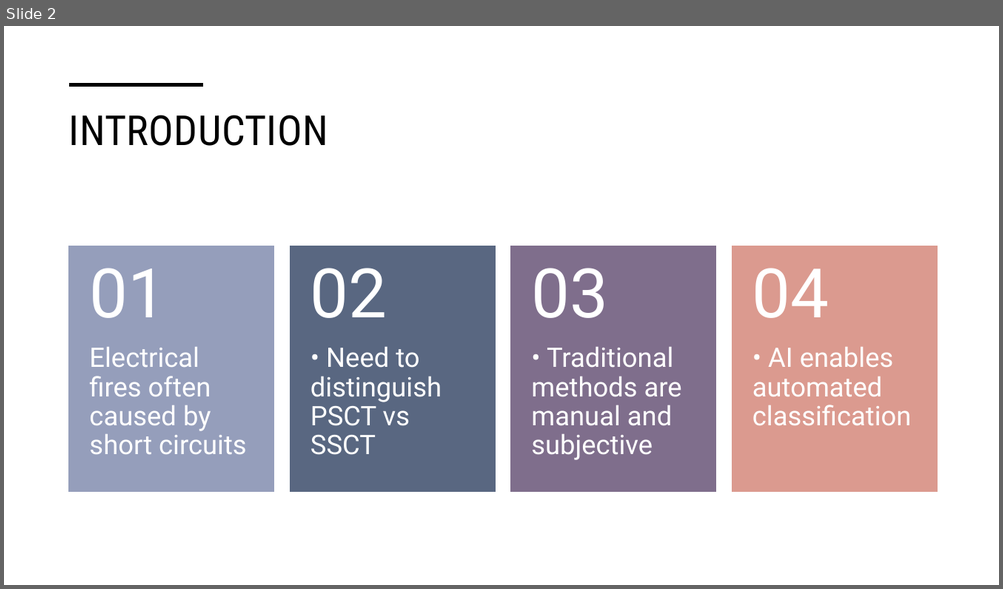
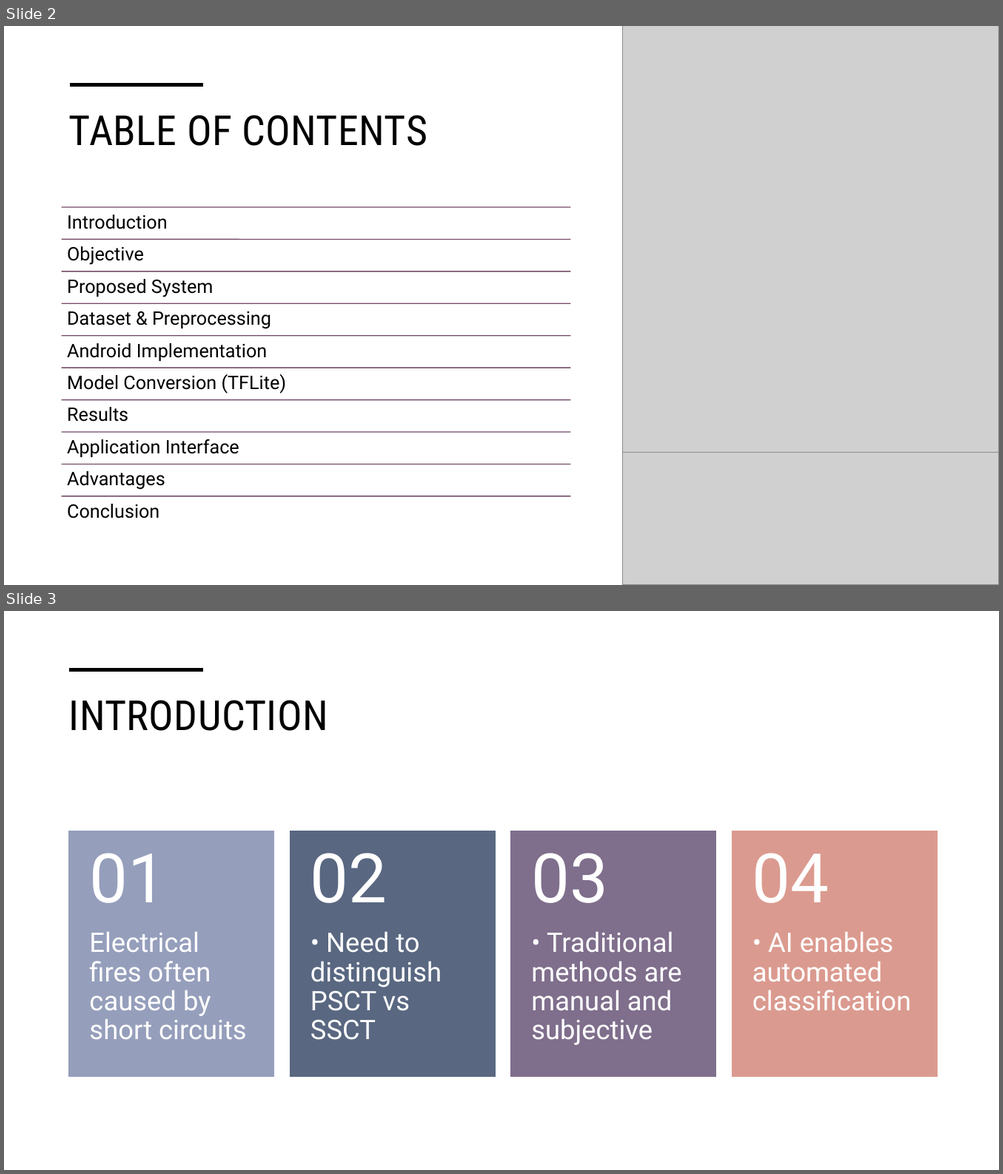
Before and after one commit to HadiNazari1/my-presentation-files-, a slide deck: Mobile Deep Learning Inference Framework for Android-Based Short-Circuit 1.pptx. Shown one above the other, each under a label of ours: slide 2 before the commit, slides 2 and 3 after it. The pictures are 1003x589 and 1003x1174 pixels, drawn with LibreOffice and Linux fonts; fonts in the diff are those of the drawing; grey boxes stand for pictures. Boxes give left, top, right and bottom in pixels: in the first picture for what was removed or moved away, otherwise in the second. Text is boxed around its words. In the diff, an @@ line names an element or a change of style, - is before the commit and + after.

```diff
--- a/Mobile Deep Learning Inference Framework for Android-Based Short-Circuit 1.pptx
+++ b/Mobile Deep Learning Inference Framework for Android-Based Short-Circuit 1.pptx
@@ slide 2 added at (x1=4, y1=26, x2=999, y2=585), background #FFFFFF @@
@@ picture added at (x1=623, y1=26, x2=999, y2=585) @@
@@ line added from (70, 85) to (203, 85), #000000 3.5 pt @@
@@ title added at (x1=69, y1=115, x2=428, y2=146), 40 pt, text #000000 @@
+TABLE OF CONTENTS
@@ picture added at (x1=623, y1=453, x2=999, y2=585) @@
@@ group added at (x1=62, y1=207, x2=570, y2=519): 10 lines, 10 texts @@
+Introduction
+Objective
+Proposed System
+Dataset & Preprocessing
+Android Implementation
+Model Conversion (TFLite)
+Results
+Application Interface
+Advantages
+Conclusion
@@ what was slide 2 is now slide 3 @@
```
Also in this commit, not shown: 8 slides changed, 4 other slides added, 1 other file.
